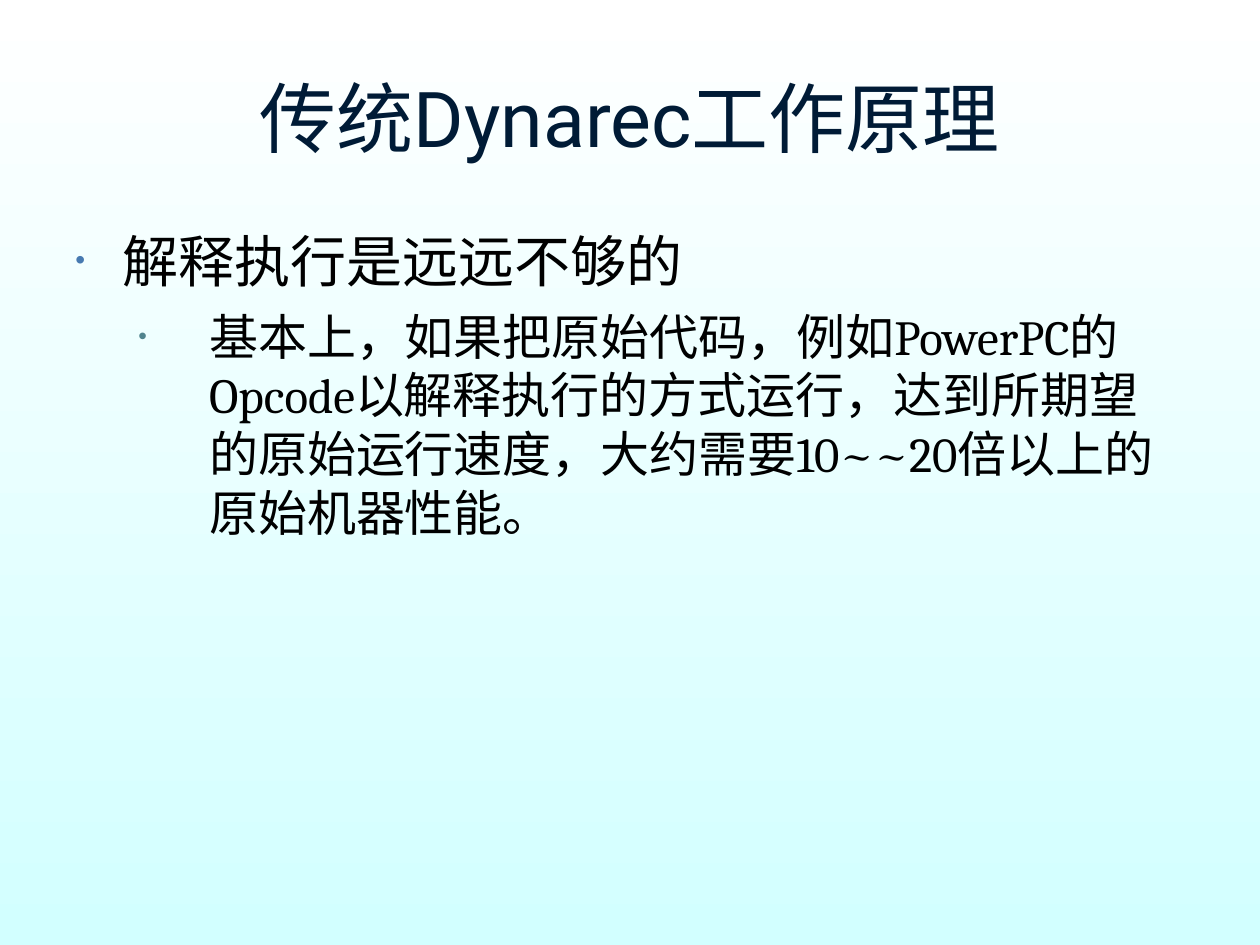
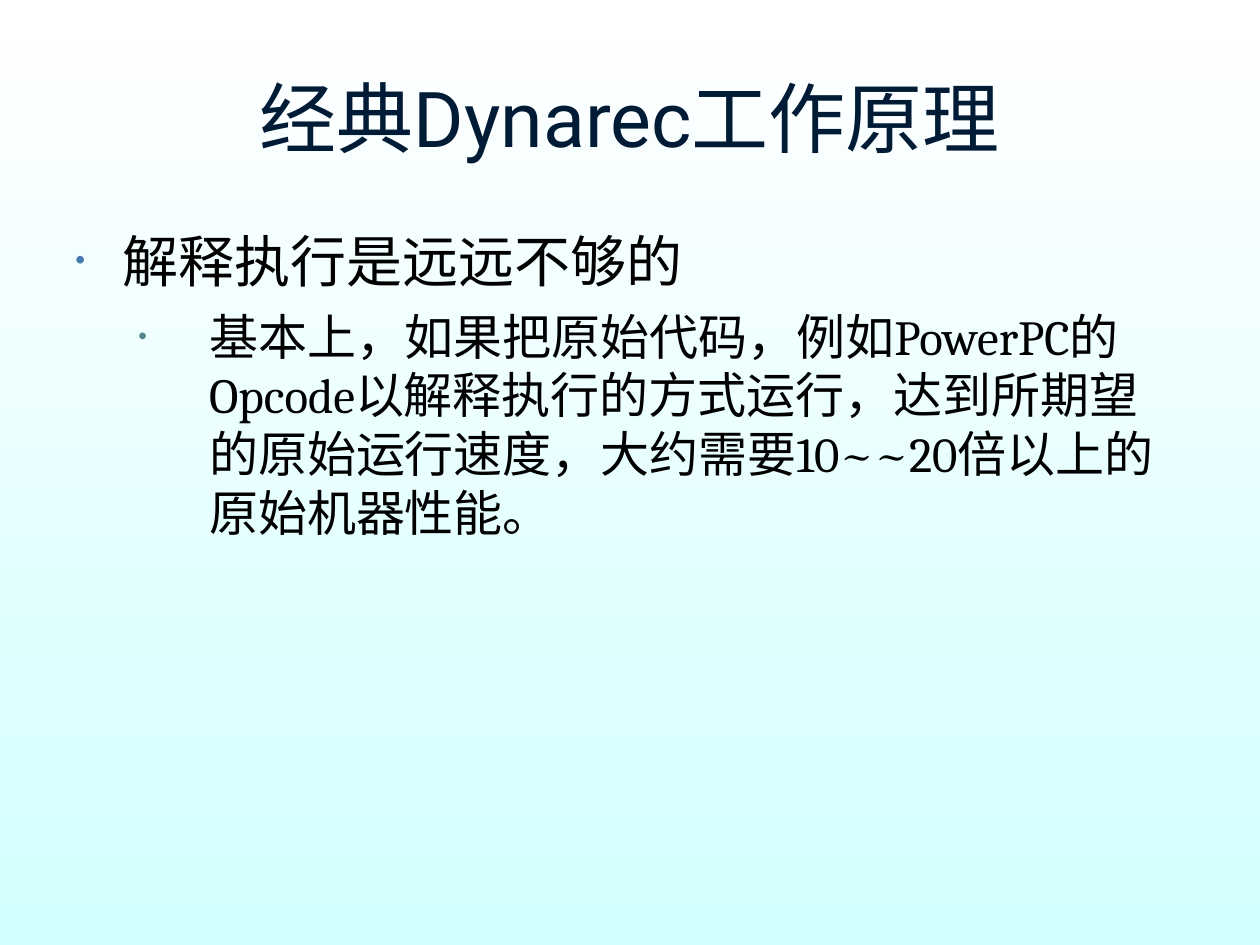
Before and after one commit to hyperiris/openhyper, a slide deck: slide 15 of dynarec_ppt/dynarec.ppt (slide 14 before the commit). Drawn at 1260x945 pixels with LibreOffice and Linux fonts; fonts in the diff are those of the drawing; background and template pictures are left out. Boxes give left, top, right and bottom in pixels: in the first picture for what was removed or moved away, otherwise in the second. Text is boxed around its words. In the diff, an @@ line names an element or a change of style, - is before the commit and + after.

```diff
--- a/dynarec_ppt/dynarec.ppt
+++ b/dynarec_ppt/dynarec.ppt
@@ title at (260, 82, 1000, 164): text changed @@
-传统Dynarec工作原理
+经典Dynarec工作原理
```
Also in this commit, not shown: 5 other slides changed, 8 slides added, 7 slides removed.
